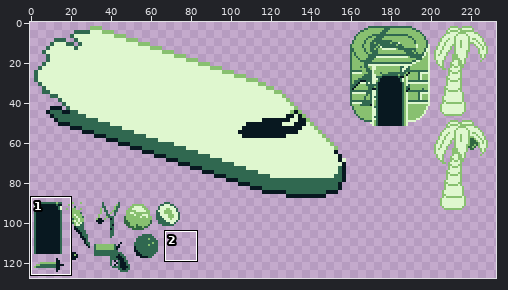
Two states of a sprite sheet, gbjam-android/assets/res/sprites.png. Above, an overview of the earlier version with the close-up marked.
Close-up. The starting point:
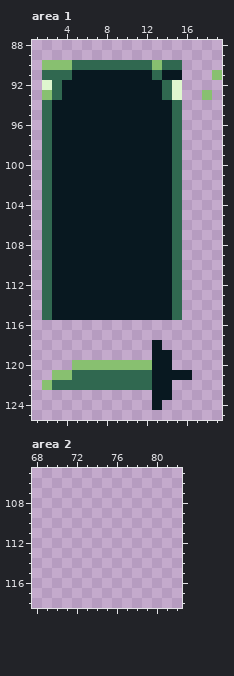
The file is 256x128 pixels. Colours within 5 levels of each other are drawn and written as one. Shown: area 1: x 1..19, y 88..125; area 2: x 68..82, y 105..118. The wide view leaves out empty margins. The commit also changed other parts of the picture, which this record leaves out.
Once edited:
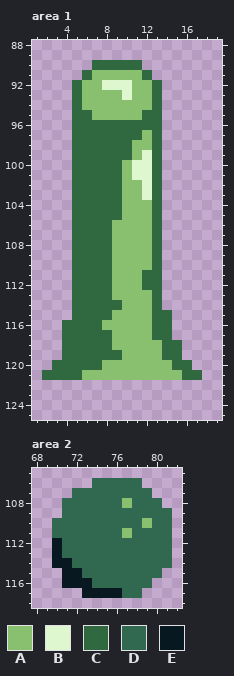
Palette (. is transparent): A #88c070  B #dff7cf  C #306840  D #306850  E #081820
The exact change:
Area 1:
y 90: x 2..15 AAADDDDDDDDADD -> .....CCCCC....
y 91: x 2..15 DDDEEEEEEEEDEE -> ....CAAAAAC...; x 19 A -> .
y 92: x 2..15 BDEEEEEEEEEEDB -> ...CAABBBAAC..
y 93: x 2..15 ADEEEEEEEEEEDB -> ...CAAAABAAC..; x 18 A -> .
y 94: x 2..15 DEEEEEEEEEEEED -> ...CAAAAAAAC..
y 95: x 2..15 DEEEEEEEEEEEED -> ...CCAAAAACC..
y 96: x 2..15 DEEEEEEEEEEEED -> ...CCCCCCCCC..
y 97: x 2..15 DEEEEEEEEEEEED -> ...CCCCCCCAC..
y 98: x 2..15 DEEEEEEEEEEEED -> ...CCCCCCAAC..
y 99: x 2..15 DEEEEEEEEEEEED -> ...CCCCCCABC..
y 100..101: x 2..15 DEEEEEEEEEEEED -> ...CCCCCABBC..
y 102..103: x 2..15 DEEEEEEEEEEEED -> ...CCCCCAABC..
y 104..105: x 2..15 DEEEEEEEEEEEED -> ...CCCCCAAAC..
y 106..110: x 2..15 DEEEEEEEEEEEED -> ...CCCCAAAAC..
y 111..112: x 2..15 DEEEEEEEEEEEED -> ...CCCCAAACC..
y 113: x 2..15 DEEEEEEEEEEEED -> ...CCCCAAAAC..
y 114: x 2..15 DEEEEEEEEEEEED -> ...CCCCCAAAC..
y 115: x 2..15 DEEEEEEEEEEEED -> ...CCCCAAAACC.
y 116: x 4..14 ........... -> CCCCAAAAACC
y 117: x 4..14 ........... -> CCCCCAAAACC
y 118: x 4..15 .........E.. -> CCCCCAAAAACC
y 119: x 4..15 .........EE. -> CCCCCCAAAACC
y 120: x 3..7 ..AAA -> CCCCC; x 13..16 EE.. -> AACC
y 121: x 2..17 .AADDDDDDDDEEEE. -> CCCCAAAAAAAAAACC
y 122: x 2..14 ADDDDDDDDDDEE -> .............
y 123: x 13..14 EE -> ..
y 124: x 13 E -> .
Area 2:
y 106: x 74..78 ..... -> DDDDD
y 107: x 72..79 ........ -> DDDDDDDD
y 108: x 71..80 .......... -> DDDDDDADDD
y 109: x 71..81 ........... -> DDDDDDDDDDD
y 110: x 70..81 ............ -> DDDDDDDDDADD
y 111: x 70..81 ............ -> DDDDDDDADDDD
y 112..113: x 70..81 ............ -> EDDDDDDDDDDD
y 114: x 70..81 ............ -> EEDDDDDDDDDD
y 115: x 71..80 .......... -> EEDDDDDDDD
y 116: x 71..79 ......... -> EEEDDDDDD
y 117: x 73..78 ...... -> EEEEDD
Where, in picture pixels (left, top, right, bottom), the same in both close-ups:
changed: (42, 60, 222, 410)
added: (52, 478, 172, 598)
